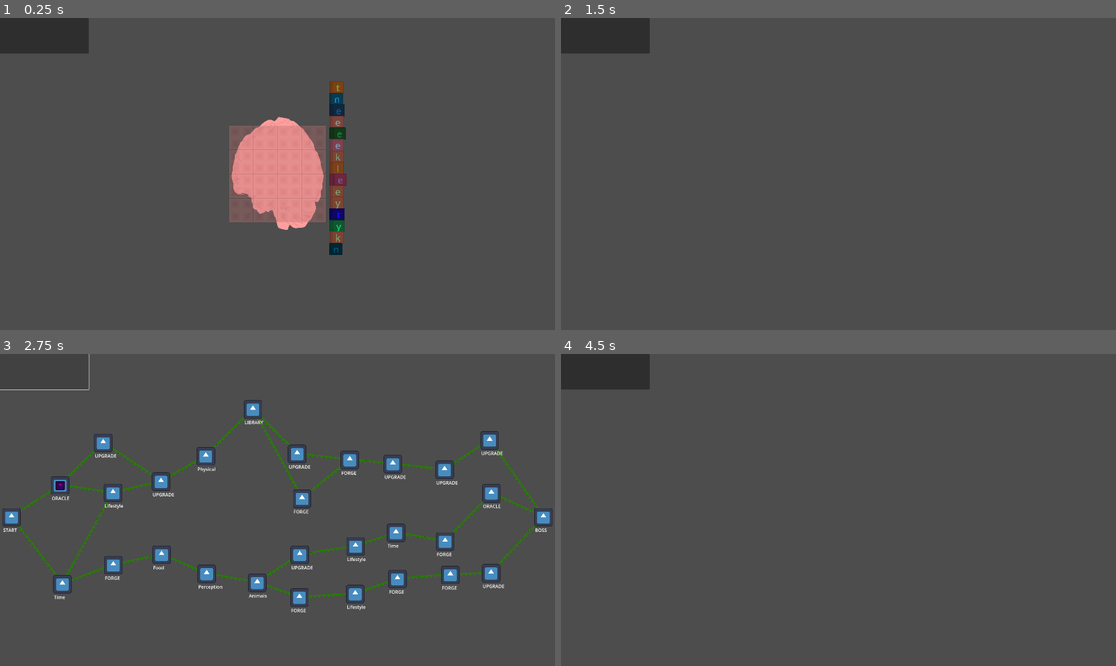
Above: before the commit, frames 1-4 (two rows, left to right).
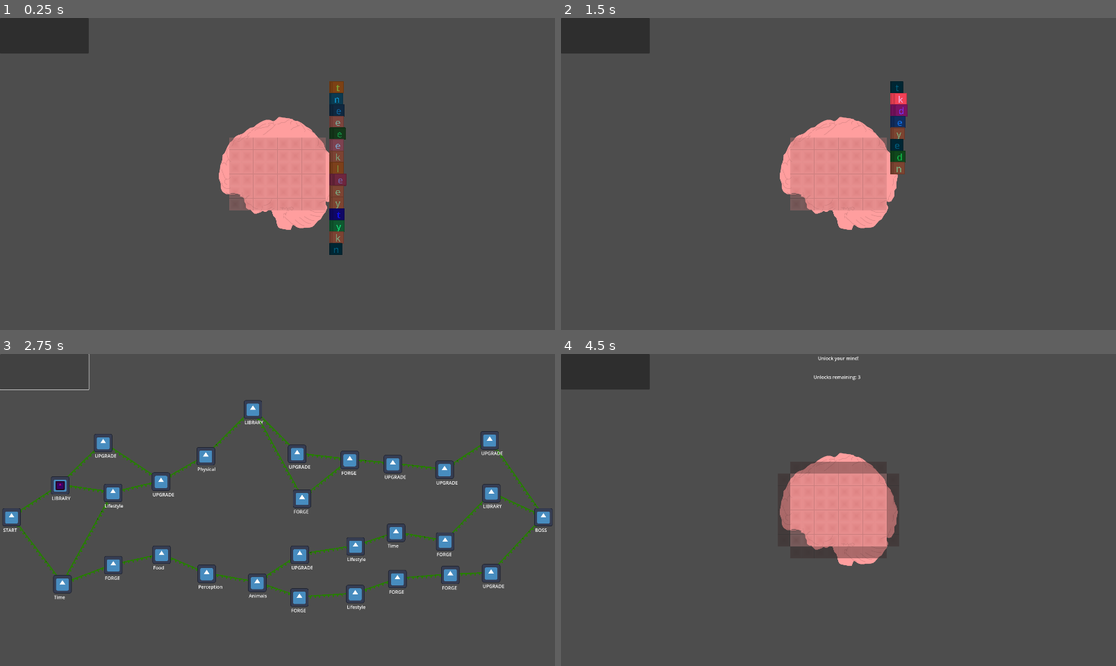
Above: after the commit, the same moments.

Repository: hulien22/ldjam54
Game: Godot game, scene res://scenes/main.tscn
Two runs of this game, one before a commit and one after it. Both use one fixed random seed, a clock stepped at 60 frames per second and the inputs below. The engine's default icon, where the game draws it, is replaced by a stand-in: a white triangle on a blue panel in a dark square.
Inputs (mouse positions are in pixels of both pictures, inside the frame that each line leads up to):
- Up to frame 1 (0.25 s): no input
- Up to frame 2 (1.5 s): click (605, 36) at 0.5 s; click (622, 149) at 1.27 s
- Up to frame 3 (2.75 s): click (44, 372) at 2 s
- Up to frame 4 (4.5 s): click (666, 444) at 2.77 s; click (605, 372) at 3.52 s; click (721, 481) at 4.25 s

The runs differ from the first frame. In frame 1, 2.1% of the frame differs, in the area x 39-60%, y 31-68%; in frame 2, 6.4%, in the area x 39-63%, y 20-68%; in frame 3, less than 0.1%; in frame 4, 5.7%.

Commit message:
add upgrade screen

Diff:
--- a/scenes/combat.tscn
+++ b/scenes/combat.tscn
@@ -144,6 +144,7 @@
 text = "SUBMIT!"
 
 [node name="Brain" parent="ConstructArgBox" instance=ExtResource("4_kcjvg")]
+visible = false
 position = Vector2(553.754, 397.598)
 
 [node name="JudgingBox" type="Node2D" parent="."]
--- a/scenes/main.tscn
+++ b/scenes/main.tscn
@@ -32,5 +32,7 @@
 [node name="Brain" parent="." instance=ExtResource("10_m2vja")]
 z_index = 50
 z_as_relative = false
+starting_size = Vector2(8, 6)
+starting_offset = Vector2(2, 3)
 
 [connection signal="pressed" from="Button" to="." method="_on_button_pressed"]
--- a/scenes/upgrade.tscn
+++ b/scenes/upgrade.tscn
@@ -1,3 +1,22 @@
-[gd_scene format=3 uid="uid://ryagmgt1vqsb"]
+[gd_scene load_steps=2 format=3 uid="uid://ryagmgt1vqsb"]
+
+[ext_resource type="Script" path="res://scripts/upgrade.gd" id="1_30evq"]
 
 [node name="upgrade" type="Node2D"]
+script = ExtResource("1_30evq")
+
+[node name="Label" type="Label" parent="."]
+offset_left = 804.0
+offset_top = 3.0
+offset_right = 1117.0
+offset_bottom = 52.0
+text = "Unlock your mind!"
+horizontal_alignment = 1
+
+[node name="Label2" type="Label" parent="."]
+offset_left = 841.0
+offset_top = 68.0
+offset_right = 1069.0
+offset_bottom = 136.0
+text = "Unlocks remaining: 3"
+horizontal_alignment = 1
--- a/scripts/AudioPlayer.gd
+++ b/scripts/AudioPlayer.gd
@@ -5,4 +5,4 @@
 
 func _ready():
 	stream = boss_music
-	play()
+#	play()
--- a/scripts/Brain.gd
+++ b/scripts/Brain.gd
@@ -18,6 +18,7 @@
 var word_tiles: Array = []
 
 var combat_scene: Combat;
+var upgrade_scene: Upgrade;
 
 func _ready():
 	print("test")
@@ -86,8 +87,6 @@
 
 #	print_debug(debug_string);
 	# Center the grid such that the center nodes are closest to 0,0
-	var grid_width = (max_col - min_col) * get_tile_width();
-	var grid_height = (max_row - min_row) * get_tile_width();
 
 	$GridHolder.position.x = -(max_col + min_col) * get_tile_width() / 2.0;
 	$GridHolder.position.y = -(max_row + min_row) * get_tile_width() / 2.0;
@@ -97,6 +96,12 @@
 	# This value stays the same, even with node resizing.
 	var bwidth = $BG/ColorRect.size.x
 	var bheight = $BG/ColorRect.size.y
+
+	var bonus = 2;
+	if (is_expanding):
+		bonus = 0;
+	var grid_width = (max_col - min_col + bonus) * get_tile_width();
+	var grid_height = (max_row - min_row + bonus) * get_tile_width();
 
 	print(grid_width, " ", grid_height, " ", bwidth, " ", bheight);
 	# want the ratio of brain:grid to be 1.1:1
@@ -142,12 +147,16 @@
 func set_combat_node(scene: Combat):
 	combat_scene = scene;
 
+func set_upgrade_node(scene: Upgrade):
+	upgrade_scene = scene;
+
 func _on_tile_clicked(gridPosn:Vector2):
 	print(gridPosn)
 	if state_ == Global.BrainState.EXPANDING:
 		var clickedTile = grid[gridPosn.y][gridPosn.x]
 		if clickedTile.isLocked():
 			clickedTile.unlock()
+			upgrade_scene.on_upgrade();
 			render()
 	else:
 		push_warning("got tile clicked signal while in unexpected state: ", state_);
@@ -241,6 +250,6 @@
 	#loop backwards to deal with deletion issues
 	for i in range(word_tiles.size() - 1, -1, -1):
 		if (!word_tiles[i].on_grid()):
-			print_debug("Deleting word tile ", word_tiles[i].word);
+#			print_debug("Deleting word tile ", word_tiles[i].word);
 			word_tiles[i].queue_free();
 			word_tiles.remove_at(i);
--- a/scripts/Map.gd
+++ b/scripts/Map.gd
@@ -24,7 +24,7 @@
 	var value = rng.randi_range(1, 100)
 	if value <= 30:
 		return Location.LOCATION.COMBAT
-	elif value <= 40:
+	elif value <= 30:
 		return Location.LOCATION.ORACLE
 	elif value <= 50:
 		return Location.LOCATION.LIBRARY
--- a/scripts/Tile.gd
+++ b/scripts/Tile.gd
@@ -30,6 +30,10 @@
 	match state_:
 		Global.TileState.DRAGGABLE:
 			emit_signal("select_drag",true)
+		Global.TileState.CLICKABLE:
+			emit_signal("clicked", true);
+		Global.TileState.DISABLED:
+			emit_signal("clicked", false);
 
 
 func _on_button_button_up():
@@ -38,8 +42,9 @@
 			emit_signal("select_drag",false)
 
 func _on_button_pressed():
-	match state_:
-		Global.TileState.CLICKABLE:
-			emit_signal("clicked", true);
-		Global.TileState.DISABLED:
-			emit_signal("clicked", false);
+#	match state_:
+#		Global.TileState.CLICKABLE:
+#			emit_signal("clicked", true);
+#		Global.TileState.DISABLED:
+#			emit_signal("clicked", false);
+	pass
--- a/scripts/main.gd
+++ b/scripts/main.gd
@@ -55,6 +55,10 @@
 			show_brain(false);
 		Location.LOCATION.UPGRADE:
 			node = upgrade_scene.instantiate()
+			node.num_upgrades_available = 3;
+			node.connect("start_upgrade_phase", _start_upgrade_phase);
+			node.connect("end_upgrade_phase", _end_upgrade_phase);
+			$Brain.set_upgrade_node(node);
 			show_brain(false);
 		Location.LOCATION.FORGE:
 			node = forge_scene.instantiate()
@@ -109,6 +113,17 @@
 	# just hide the brain
 	show_brain(false);
 
+func _start_upgrade_phase(global_posn:Vector2):
+	# set the brain to the correct phase
+	$Brain.set_state(Global.BrainState.EXPANDING);
+	# move the brain to correct position
+	move_brain(global_posn);
+	show_brain(true);
+
+func _end_upgrade_phase():
+	# stop allowing expansion
+	$Brain.set_state(Global.BrainState.ADDING_NEW_WORDS);
+#	$Brain.set_state(Global.BrainState.VIEW_ONLY);
 
 func _start_forge_phase():
 #	# set the brain to the correct phase
--- /dev/null
+++ b/scripts/upgrade.gd
@@ -0,0 +1,23 @@
+class_name Upgrade extends Node2D
+
+signal start_upgrade_phase(global_posn:Vector2);
+signal end_upgrade_phase();
+
+var num_upgrades_available:int = 3;
+
+# Called when the node enters the scene tree for the first time.
+func _ready():
+	#can move to later if needed
+	emit_signal("start_upgrade_phase", get_viewport_rect().size / 2);
+	update_text()
+
+func update_text():
+	$Label2.text = "Unlocks remaining: " + str(num_upgrades_available);
+
+func on_upgrade():
+	num_upgrades_available -= 1;
+	update_text()
+	if num_upgrades_available <= 0:
+		emit_signal("end_upgrade_phase");
+
+	#TODO what if out of spots to upgrade?
Not shown: 1 places in scenes/main.tscn that only renumber resources
Not shown: 1 places in scenes/map.tscn that only renumber resources
